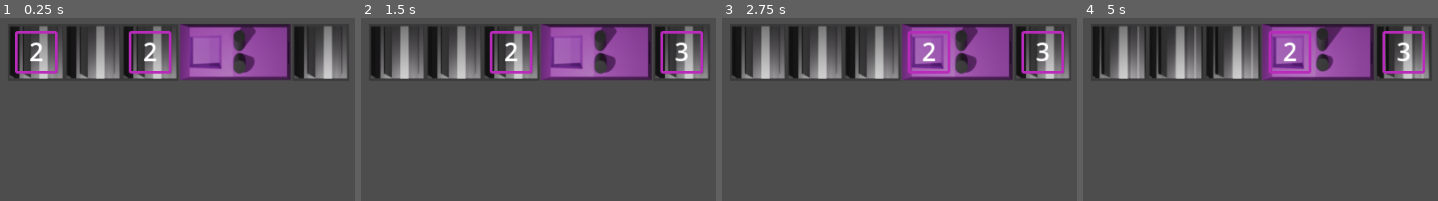
Above: before the commit, frames 1-4 (left to right).
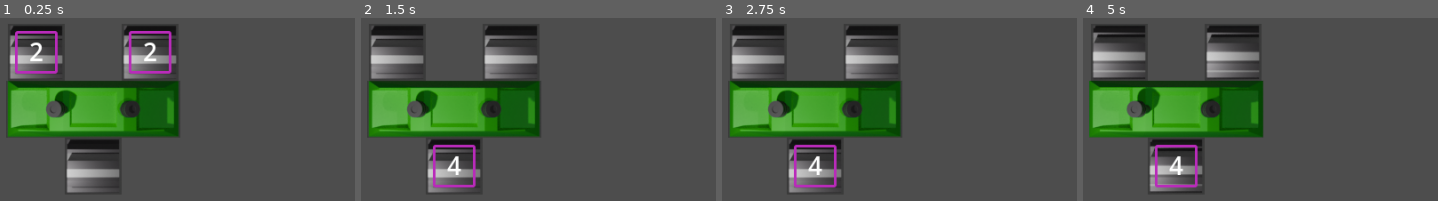
Above: after the commit, the same moments.

Repository: makreth/tiltedgjfeb
Game: Godot game, scene res://Scenes/mainLevel.tscn
The game is run twice, just before and just after one commit, with the same random seed, the same clock (stepped at 60 frames per second) and the same inputs. This scene is started directly instead of the project's main scene.
Inputs:
- Up to frame 1 (0.25 s): no input
- Up to frame 2 (1.5 s): no input
- Up to frame 3 (2.75 s): no input
- Up to frame 4 (5 s): no input

The runs differ from the first frame. In frame 1, 38% of the frame differs, in the area x 1-98%, y 3-96%; in frame 2, 40%; in frame 3, 40%; in frame 4, 41%, in the area x 1-99%, y 3-96%.

Commit message:
binary add

Diff:
--- /dev/null
+++ b/Packed/AddBinaryMachine.tscn
@@ -0,0 +1,35 @@
+[gd_scene load_steps=6 format=3 uid="uid://du28ged46ahng"]
+
+[ext_resource type="Script" uid="uid://1is2mmjko6ua" path="res://Scripts/itemBinaryAdd.gd" id="1_pct0j"]
+[ext_resource type="Script" uid="uid://c8d8nlbkig6fx" path="res://Scripts/itemMover.gd" id="2_vav1d"]
+[ext_resource type="Script" uid="uid://charp5oxyaipl" path="res://Scripts/itemReceiver.gd" id="3_0hol4"]
+[ext_resource type="SpriteFrames" uid="uid://bdu3eyu0mwmgj" path="res://Resources/sprites/binary_machine.tres" id="4_vav1d"]
+
+[sub_resource type="RectangleShape2D" id="RectangleShape2D_usf1e"]
+size = Vector2(8, 8)
+
+[node name="AddFixedMachine" type="Node2D"]
+script = ExtResource("1_pct0j")
+
+[node name="ItemMover" type="Area2D" parent="."]
+script = ExtResource("2_vav1d")
+
+[node name="CollisionShape2D" type="CollisionShape2D" parent="ItemMover"]
+shape = SubResource("RectangleShape2D_usf1e")
+
+[node name="ItemReceiver1" type="Area2D" parent="."]
+position = Vector2(64, 0)
+script = ExtResource("3_0hol4")
+
+[node name="CollisionShape2D" type="CollisionShape2D" parent="ItemReceiver1"]
+shape = SubResource("RectangleShape2D_usf1e")
+
+[node name="ItemReceiver2" type="Area2D" parent="."]
+position = Vector2(-64, 0)
+script = ExtResource("3_0hol4")
+
+[node name="CollisionShape2D" type="CollisionShape2D" parent="ItemReceiver2"]
+shape = SubResource("RectangleShape2D_usf1e")
+
+[node name="AnimatedSprite2D" type="AnimatedSprite2D" parent="."]
+sprite_frames = ExtResource("4_vav1d")
--- /dev/null
+++ b/Resources/sprites/binary_machine.tres
@@ -0,0 +1,110 @@
+[gd_resource type="SpriteFrames" load_steps=26 format=3 uid="uid://bdu3eyu0mwmgj"]
+
+[ext_resource type="Texture2D" uid="uid://cxwa25ikopapq" path="res://Assets/machine-3op/0001.png" id="1_gteaw"]
+[ext_resource type="Texture2D" uid="uid://bjjjvii645y0s" path="res://Assets/machine-3op/0002.png" id="2_x40jg"]
+[ext_resource type="Texture2D" uid="uid://2h13ariq2c3u" path="res://Assets/machine-3op/0003.png" id="3_12inw"]
+[ext_resource type="Texture2D" uid="uid://m3kwh458jjfj" path="res://Assets/machine-3op/0004.png" id="4_4nt4w"]
+[ext_resource type="Texture2D" uid="uid://cueejxmsaj8gb" path="res://Assets/machine-3op/0005.png" id="5_uiqou"]
+[ext_resource type="Texture2D" uid="uid://3h2jqdp11maq" path="res://Assets/machine-3op/0006.png" id="6_0j18v"]
+[ext_resource type="Texture2D" uid="uid://baxcsh6ognsc5" path="res://Assets/machine-3op/0007.png" id="7_icgi7"]
+[ext_resource type="Texture2D" uid="uid://f5hjqodcibxu" path="res://Assets/machine-3op/0008.png" id="8_vdia3"]
+[ext_resource type="Texture2D" uid="uid://ckf3o4ccgf5sf" path="res://Assets/machine-3op/0009.png" id="9_mv3yu"]
+[ext_resource type="Texture2D" uid="uid://b4wbas2seir7w" path="res://Assets/machine-3op/0010.png" id="10_jwig4"]
+[ext_resource type="Texture2D" uid="uid://di31h3mkvw0ja" path="res://Assets/machine-3op/0011.png" id="11_ocros"]
+[ext_resource type="Texture2D" uid="uid://b88ps2c3ig85v" path="res://Assets/machine-3op/0012.png" id="12_kl1fo"]
+[ext_resource type="Texture2D" uid="uid://g3tlof0w8nyq" path="res://Assets/machine-3op/0013.png" id="13_hc3c4"]
+[ext_resource type="Texture2D" uid="uid://cs0nrvc4kw86s" path="res://Assets/machine-3op/0014.png" id="14_qlwno"]
+[ext_resource type="Texture2D" uid="uid://cw65m2vtvbnfy" path="res://Assets/machine-3op/0015.png" id="15_28hm7"]
+[ext_resource type="Texture2D" uid="uid://dmdqsgxb6f4ds" path="res://Assets/machine-3op/0016.png" id="16_nnm45"]
+[ext_resource type="Texture2D" uid="uid://jvug5uhhaum1" path="res://Assets/machine-3op/0017.png" id="17_ydgky"]
+[ext_resource type="Texture2D" uid="uid://d2cnpjmqreaq7" path="res://Assets/machine-3op/0018.png" id="18_fuid0"]
+[ext_resource type="Texture2D" uid="uid://cc05dyl8124lx" path="res://Assets/machine-3op/0019.png" id="19_npyf8"]
+[ext_resource type="Texture2D" uid="uid://blhyboqvhhrml" path="res://Assets/machine-3op/0020.png" id="20_w4plf"]
+[ext_resource type="Texture2D" uid="uid://dtl8l7ftohqoc" path="res://Assets/machine-3op/0021.png" id="21_0m0jf"]
+[ext_resource type="Texture2D" uid="uid://dp0p2ymjgswr1" path="res://Assets/machine-3op/0022.png" id="22_sbtr0"]
+[ext_resource type="Texture2D" uid="uid://c4by6ud31xxac" path="res://Assets/machine-3op/0023.png" id="23_0pmg8"]
+[ext_resource type="Texture2D" uid="uid://crx5hvwlqy7sm" path="res://Assets/machine-3op/0024.png" id="24_brp24"]
+[ext_resource type="Texture2D" uid="uid://chqhh8ftlxsru" path="res://Assets/machine-3op/0025.png" id="25_t0rg2"]
+
+[resource]
+animations = [{
+"frames": [{
+"duration": 1.0,
+"texture": ExtResource("1_gteaw")
+}, {
+"duration": 1.0,
+"texture": ExtResource("2_x40jg")
+}, {
+"duration": 1.0,
+"texture": ExtResource("3_12inw")
+}, {
+"duration": 1.0,
+"texture": ExtResource("4_4nt4w")
+}, {
+"duration": 1.0,
+"texture": ExtResource("5_uiqou")
+}, {
+"duration": 1.0,
+"texture": ExtResource("6_0j18v")
+}, {
+"duration": 1.0,
+"texture": ExtResource("7_icgi7")
+}, {
+"duration": 1.0,
+"texture": ExtResource("8_vdia3")
+}, {
+"duration": 1.0,
+"texture": ExtResource("9_mv3yu")
+}, {
+"duration": 1.0,
+"texture": ExtResource("10_jwig4")
+}, {
+"duration": 1.0,
+"texture": ExtResource("11_ocros")
+}, {
+"duration": 1.0,
+"texture": ExtResource("12_kl1fo")
+}, {
+"duration": 1.0,
+"texture": ExtResource("13_hc3c4")
+}, {
+"duration": 1.0,
+"texture": ExtResource("14_qlwno")
+}, {
+"duration": 1.0,
+"texture": ExtResource("15_28hm7")
+}, {
+"duration": 1.0,
+"texture": ExtResource("16_nnm45")
+}, {
+"duration": 1.0,
+"texture": ExtResource("17_ydgky")
+}, {
+"duration": 1.0,
+"texture": ExtResource("18_fuid0")
+}, {
+"duration": 1.0,
+"texture": ExtResource("19_npyf8")
+}, {
+"duration": 1.0,
+"texture": ExtResource("20_w4plf")
+}, {
+"duration": 1.0,
+"texture": ExtResource("21_0m0jf")
+}, {
+"duration": 1.0,
+"texture": ExtResource("22_sbtr0")
+}, {
+"duration": 1.0,
+"texture": ExtResource("23_0pmg8")
+}, {
+"duration": 1.0,
+"texture": ExtResource("24_brp24")
+}, {
+"duration": 1.0,
+"texture": ExtResource("25_t0rg2")
+}],
+"loop": true,
+"name": &"default",
+"speed": 20.0
+}]
--- a/Scenes/mainLevel.tscn
+++ b/Scenes/mainLevel.tscn
@@ -2,7 +2,7 @@
 
 [ext_resource type="PackedScene" uid="uid://bf7na3fmrtpu3" path="res://Packed/ConveyorBelt.tscn" id="1_8kxov"]
 [ext_resource type="PackedScene" uid="uid://bubvjqsd2l4cu" path="res://Packed/Item.tscn" id="2_dlg4u"]
-[ext_resource type="PackedScene" uid="uid://by7ygh5f7r4hq" path="res://Packed/AddFixedMachine.tscn" id="3_0xdbv"]
+[ext_resource type="PackedScene" uid="uid://du28ged46ahng" path="res://Packed/AddBinaryMachine.tscn" id="3_0xdbv"]
 
 [node name="MainLevel" type="Node2D"]
 
@@ -11,19 +11,15 @@
 
 [node name="ConveyorBelt" parent="." instance=ExtResource("1_8kxov")]
 position = Vector2(96, 96)
-facing = 1
+facing = 2
 
 [node name="ConveyorBelt2" parent="." instance=ExtResource("1_8kxov")]
-position = Vector2(160, 96)
-facing = 1
+position = Vector2(224, 96)
+facing = 2
 
 [node name="ConveyorBelt3" parent="." instance=ExtResource("1_8kxov")]
-position = Vector2(224, 96)
-facing = 1
-
-[node name="ConveyorBelt4" parent="." instance=ExtResource("1_8kxov")]
-position = Vector2(416, 96)
-facing = 1
+position = Vector2(160, 224)
+facing = 2
 
 [node name="Item" parent="." instance=ExtResource("2_dlg4u")]
 position = Vector2(96, 96)
@@ -34,5 +30,5 @@
 value = 2
 
 [node name="AddFixedMachine" parent="." instance=ExtResource("3_0xdbv")]
-position = Vector2(320, 96)
-facing = 1
+position = Vector2(160, 160)
+facing = 2
--- /dev/null
+++ b/Scripts/itemBinaryAdd.gd
@@ -0,0 +1,23 @@
+class_name ItemBinaryAdd extends ItemMachine
+
+@onready
+var _mover: ItemMover = $ItemMover as ItemMover
+@onready
+var _receiver1: ItemReceiver = $ItemReceiver1 as ItemReceiver
+@onready
+var _receiver2: ItemReceiver = $ItemReceiver2 as ItemReceiver
+
+func _ready() -> void:
+	super()
+	_mover.initialize(facing, [_receiver1, _receiver2])
+	_receiver1.initialize(Facing.all(), _mover)
+	_receiver2.initialize(Facing.all(), _mover)
+
+	_mover.setTransformFunction(func(items):
+		var item1 = items.get(0)
+		var item2 = items.get(1)
+		var newItem = _itemClass.instantiate() as Item
+		newItem.value = item1.value + item2.value
+		get_tree().current_scene.add_child(newItem)
+		return newItem
+	)
--- a/Scripts/itemMover.gd
+++ b/Scripts/itemMover.gd
@@ -54,6 +54,7 @@
 	var result: Array[Item] = []
 	for receiver in _linkedReceivers:
 		var currItem = receiver.getItem()
+		print(currItem)
 		if currItem and not currItem.isLocked():
 			result.append(currItem)
 	return result
--- a/Scripts/util/facing.gd
+++ b/Scripts/util/facing.gd
@@ -39,6 +39,9 @@
 	push_error("Invalid CARDINAL passed: " + str(dir))
 	return dir
 
+static func all() -> Array[CARDINAL]:
+	return [ CARDINAL.UP, CARDINAL.RIGHT, CARDINAL.DOWN, CARDINAL.LEFT ]
+
 static func allExcept(dir: CARDINAL) -> Array[CARDINAL]:
-	var arr: Array[CARDINAL] = [ CARDINAL.UP, CARDINAL.RIGHT, CARDINAL.DOWN, CARDINAL.LEFT ]
+	var arr = all()
 	return arr.filter(func(c): return c != dir)
Not shown, added: Scripts/itemBinaryAdd.gd.uid
